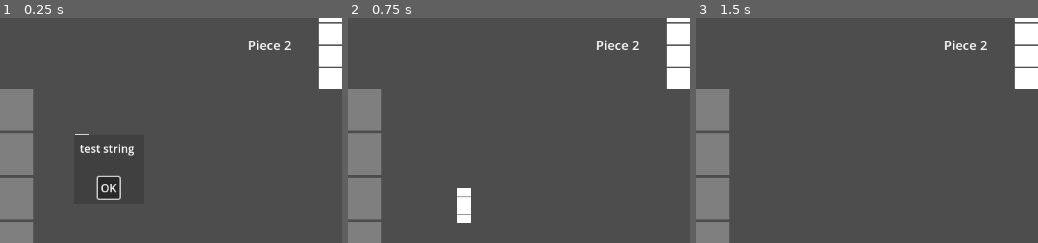
Above: before the commit, frames 1-3 (left to right).
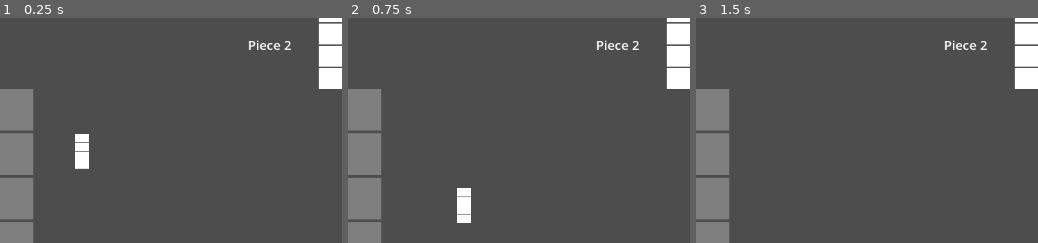
Above: after the commit, the same moments.

Repository: AlexanderHarrison/trillionaire
Game: Godot game, scene res://root.tscn
Two runs of this game, one before a commit and one after it. Both use one fixed random seed, a clock stepped at 60 frames per second and the inputs below.
Inputs (mouse positions are % of the whole screen's width and height, from its top left):
- Up to frame 1 (0.25 s): no input
- Up to frame 2 (0.75 s): click (63, 62) at 0.5 s, where only the run before the commit has a clickable "OK"
- Up to frame 3 (1.5 s): tap Enter at 1.25 s; move the mouse to (91, 10) at 1.27 s; click (91, 10) at 1.42 s
The pictures show only the part of the screen within x 47-97%, y 24-74%; the shares and areas given below are measured in that part.

The runs differ from the first frame. In frame 1, 1.6% of the frame differs, in the area x 21-40%, y 51-81%; in frame 2, nothing differs; in frame 3, nothing differs.
Error after the commit: Attempt to call function 'init' in base 'null instance' on a null instance. (res://test.gd:10)

Commit message:
more attempts

Diff:
--- a/popup_dialog.gd
+++ b/popup_dialog.gd
@@ -3,5 +3,5 @@
 
 func init(text: String):
 	$AcceptDialog.set_text(text)
-	$AcceptDialog.position = self.get_screen_position()
+	#$AcceptDialog.position = self.get_screen_position()
 	$AcceptDialog.visible = true
--- a/popup_dialog.tscn
+++ b/popup_dialog.tscn
@@ -20,6 +20,7 @@
 
 [node name="AcceptDialog" type="AcceptDialog" parent="."]
 title = ""
+position = Vector2i(544, 274)
 exclusive = false
 unresizable = true
 borderless = true
--- a/root.tscn
+++ b/root.tscn
@@ -1,10 +1,9 @@
-[gd_scene load_steps=6 format=3 uid="uid://b41rqtcu1oc2u"]
+[gd_scene load_steps=5 format=3 uid="uid://b41rqtcu1oc2u"]
 
 [ext_resource type="PackedScene" uid="uid://b7ydvhu6dysqm" path="res://schedule.tscn" id="1_4imot"]
 [ext_resource type="Script" path="res://test.gd" id="2_5moyt"]
 [ext_resource type="PackedScene" uid="uid://dv7xqiy3lh8db" path="res://piece_list.tscn" id="2_e1pnw"]
-[ext_resource type="PackedScene" uid="uid://xqlybam2u73e" path="res://popup_dialog.tscn" id="4_d3465"]
-[ext_resource type="PackedScene" uid="uid://cqi8h3idr3n0o" path="res://cursor_piece.tscn" id="5_fn06i"]
+[ext_resource type="PackedScene" path="res://cursor_piece.tscn" id="5_fn06i"]
 
 [node name="root" type="Node2D"]
 script = ExtResource("2_5moyt")
@@ -18,10 +17,4 @@
 offset_bottom = 1283.0
 scale = Vector2(0.5, 0.5)
 
-[node name="popup_dialog" parent="." instance=ExtResource("4_d3465")]
-offset_left = 575.0
-offset_top = 325.0
-size_flags_horizontal = 4
-size_flags_vertical = 4
-
 [node name="cursor_piece" parent="." instance=ExtResource("5_fn06i")]
